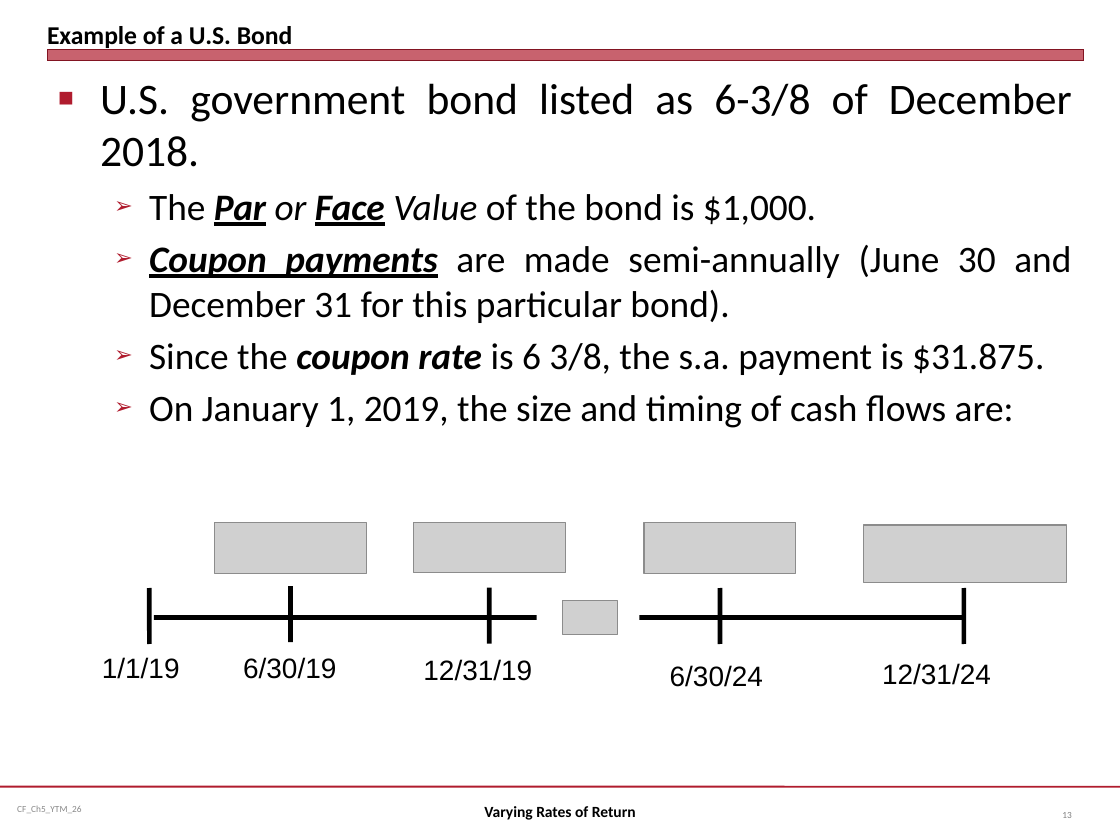
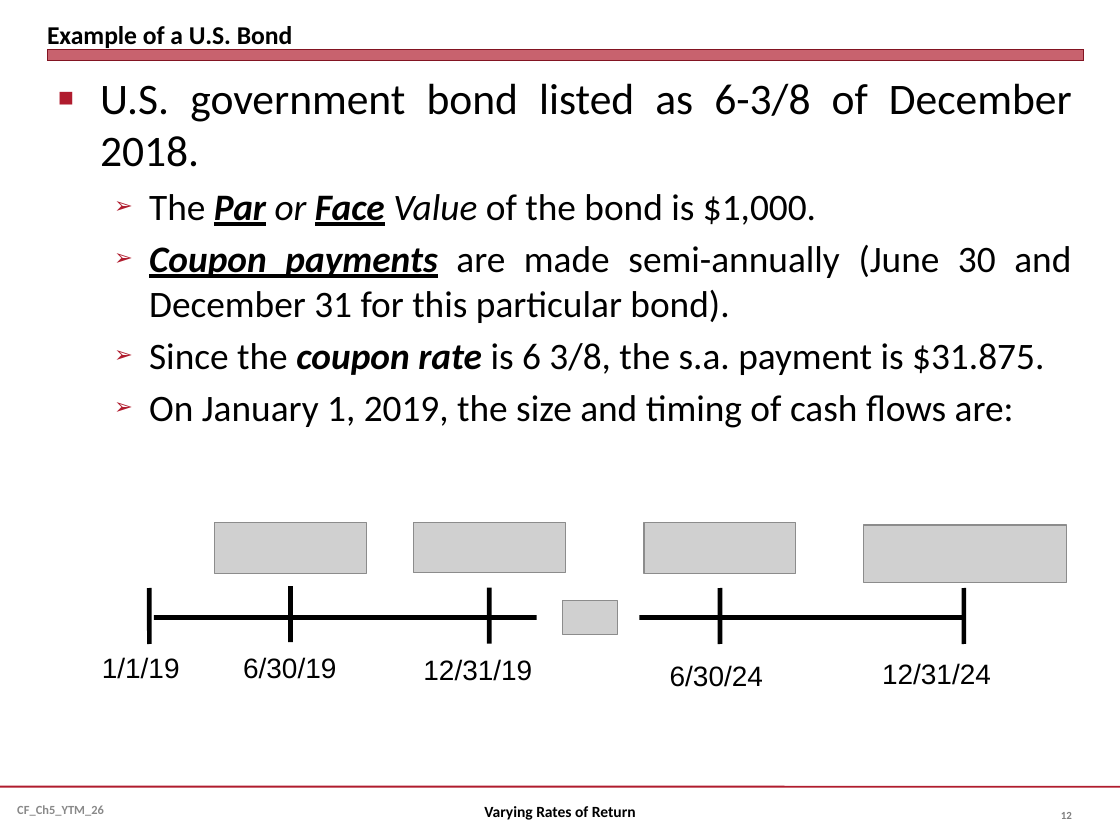
Before and after one commit to jmc877/Corporate-Finance, a slide deck: slide 12 of slides/CF_Ch5_YTM_26.pptx (slide 13 before the commit). Drawn at 1120x840 pixels with LibreOffice and Linux fonts; fonts in the diff are those of the drawing; grey boxes stand for pictures. Boxes give left, top, right and bottom in pixels: in the first picture for what was removed or moved away, otherwise in the second. Text is boxed around its words. In the diff, an @@ line names an element or a change of style, - is before the commit and + after.

```diff
--- a/slides/CF_Ch5_YTM_26.pptx
+++ b/slides/CF_Ch5_YTM_26.pptx
@@ text "CF_Ch5_YTM_26" at bbox=[17, 805, 104, 816]: size 6 to 8 pt, bold on @@
@@ page number at bbox=[1061, 812, 1072, 819]: text changed; size 6 to 7 pt; bold on @@
-13
+12
```
Also in this commit, not shown: 40 other slides changed, 2 slides added, 4 slides removed, 4 other files.
